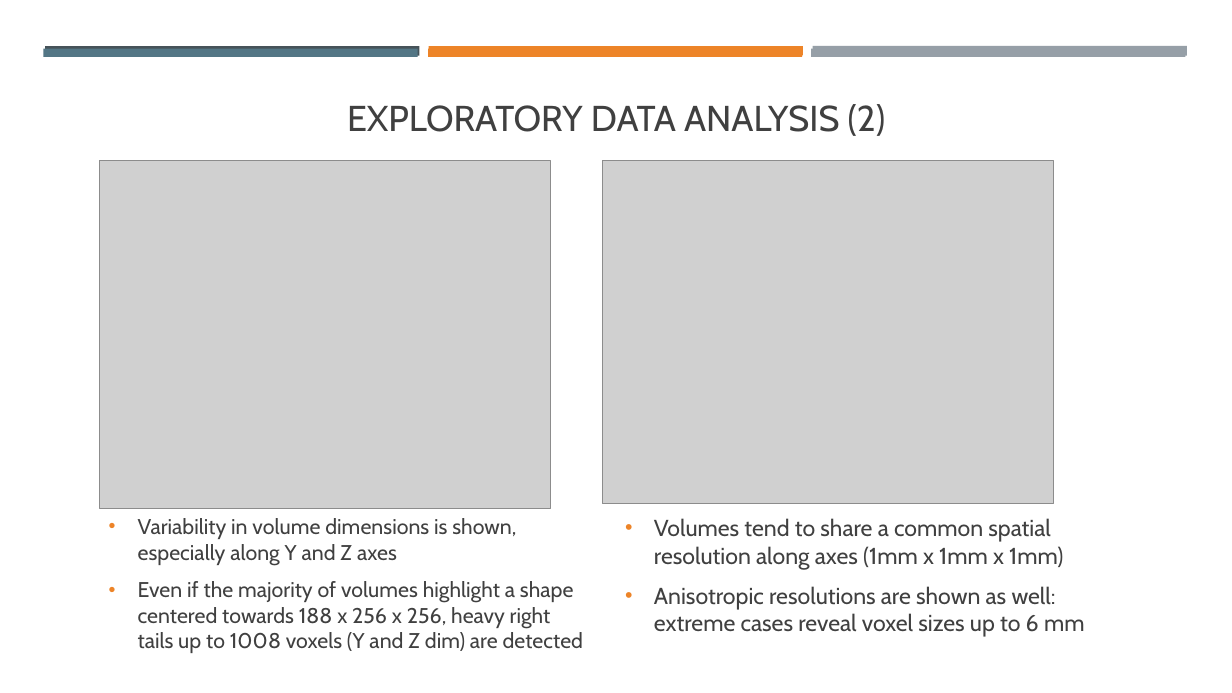
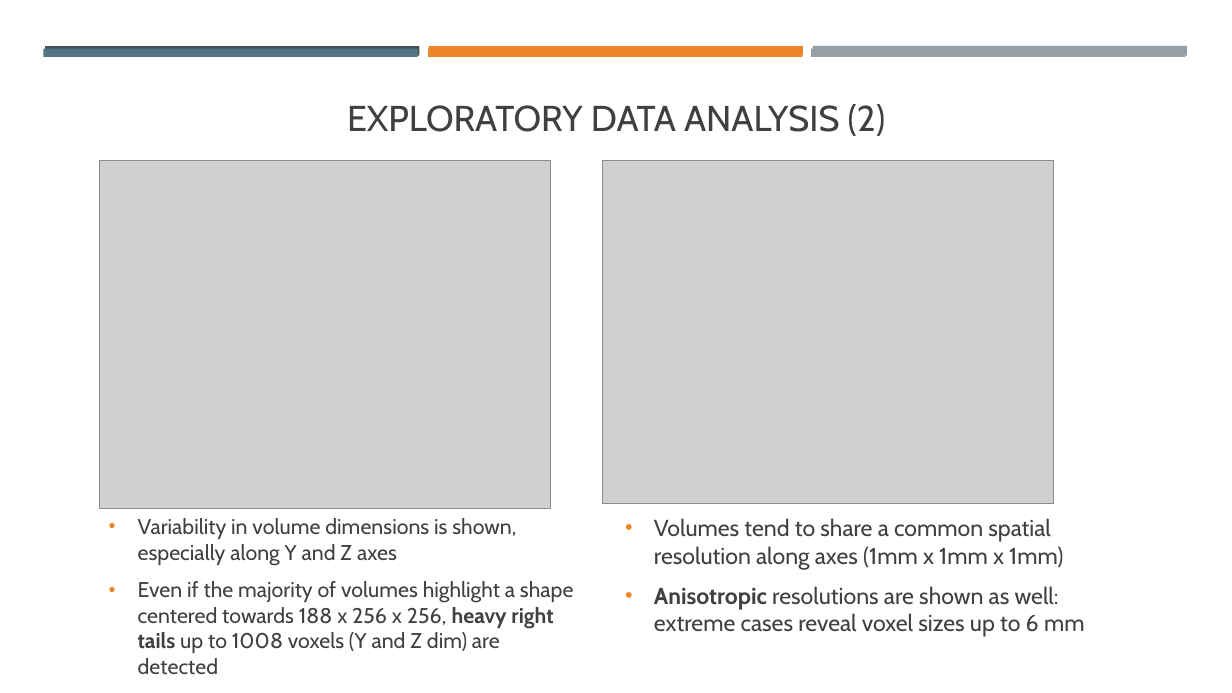
Before and after one commit to mkdib1/med_lab, a slide deck: slide 5 of dslab_presentation.pptx. Drawn at 1232x693 pixels with LibreOffice and Linux fonts; fonts in the diff are those of the drawing; grey boxes stand for pictures. Boxes give left, top, right and bottom in pixels: in the first picture for what was removed or moved away, otherwise in the second. Text is boxed around its words. In the diff, an @@ line names an element or a change of style, - is before the commit and + after.

```diff
--- a/dslab_presentation.pptx
+++ b/dslab_presentation.pptx
@@ text at <box>138,581,574,674</box>: bold on in "heavy right tails" @@
@@ text at <box>654,586,1085,637</box>: bold on in "Anisotropic" @@
```
Also in this commit, not shown: 4 other slides changed, 5 slides added, 3 slides removed, 4 other files.
